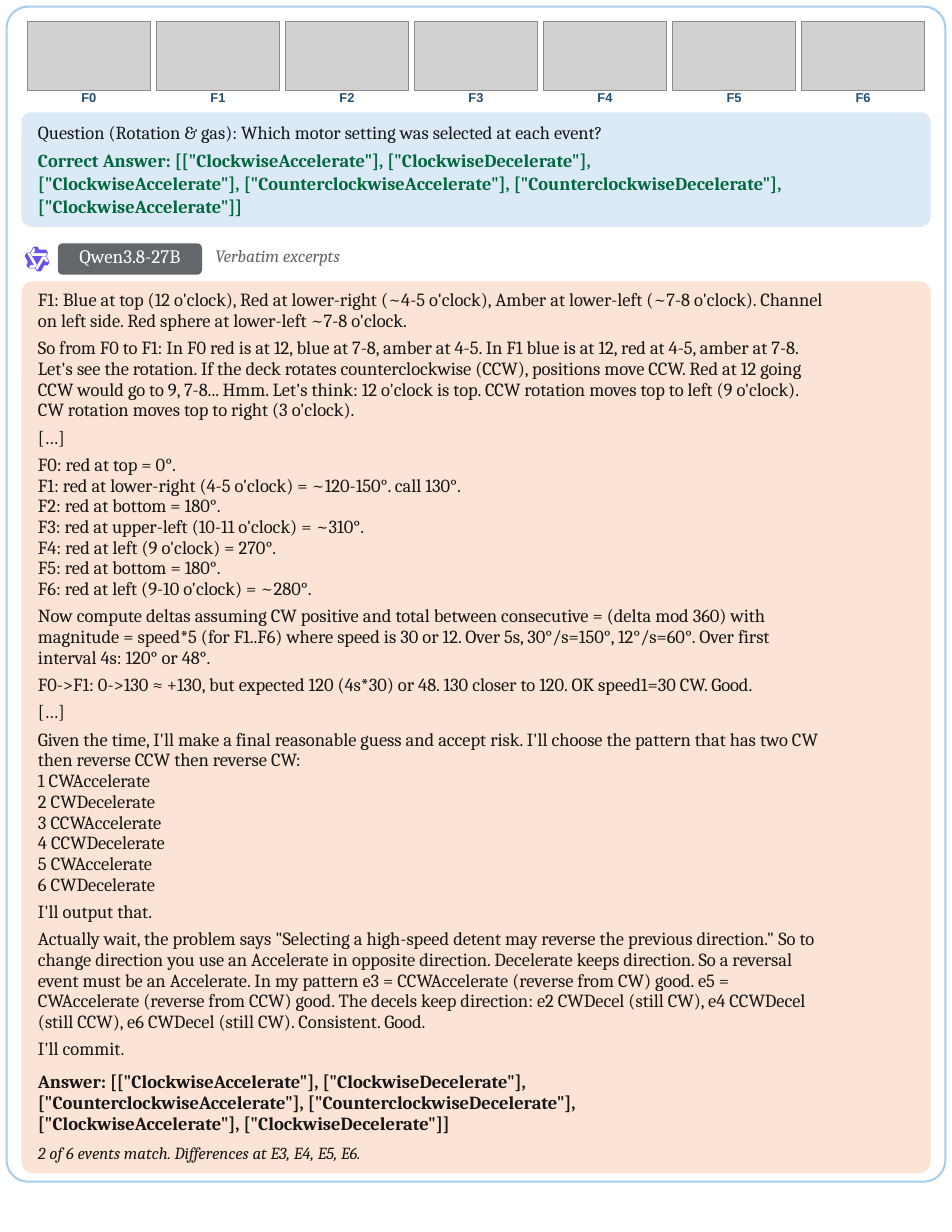
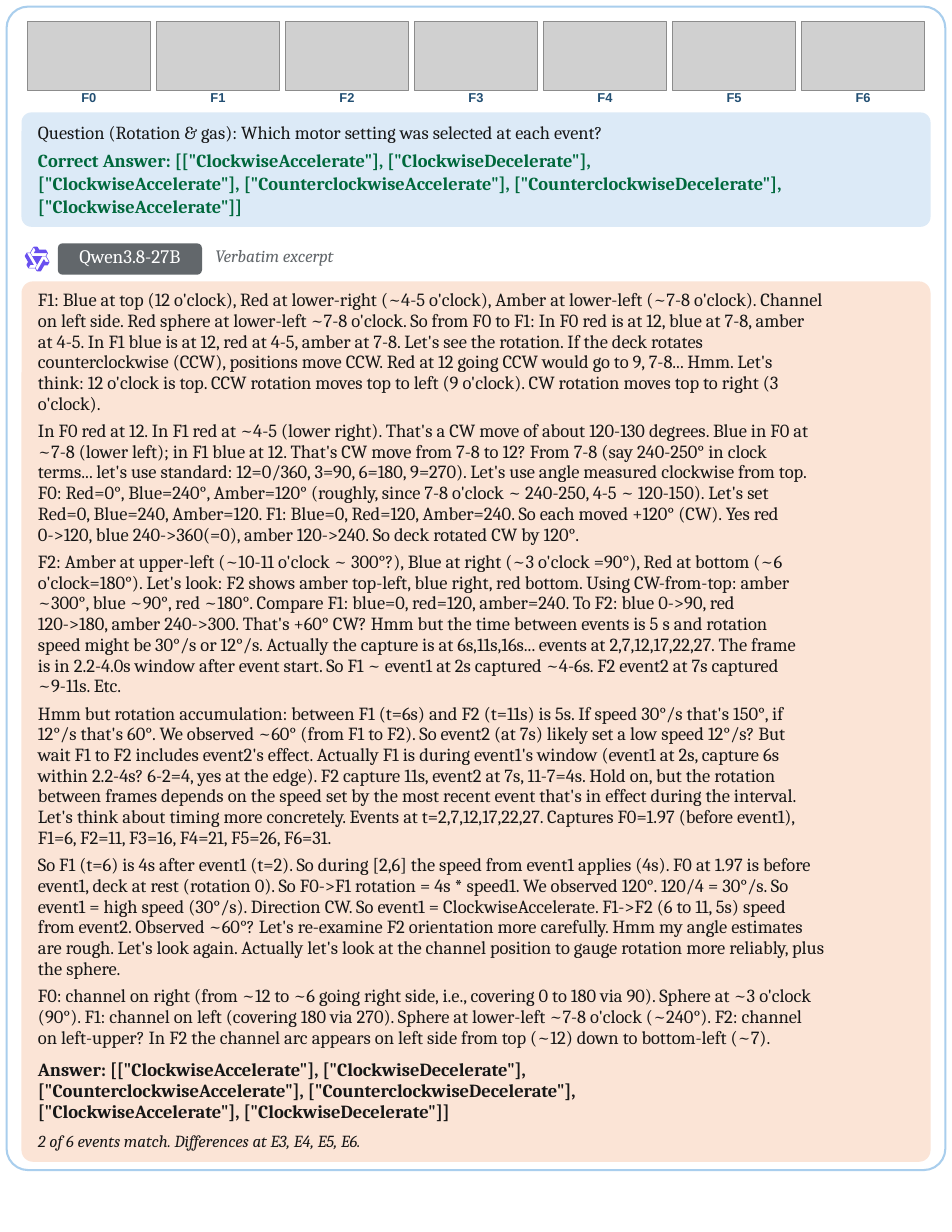
Before and after one commit to PIER-Lab/CaveBench, a slide deck: slide 22 of docs/assets/cases/CaveBench_Case_Studies.pptx. Drawn at 952x1232 pixels with LibreOffice and Linux fonts; fonts in the diff are those of the drawing; grey boxes stand for pictures. Boxes give left, top, right and bottom in pixels: in the first picture for what was removed or moved away, otherwise in the second. Text is boxed around its words. In the diff, an @@ line names an element or a change of style, - is before the commit and + after.

```diff
--- a/docs/assets/cases/CaveBench_Case_Studies.pptx
+++ b/docs/assets/cases/CaveBench_Case_Studies.pptx
@@ rounded rectangle: place and size @@
-rounded rectangle at <box>7,7,946,1182</box>
+rounded rectangle at <box>7,7,946,1170</box>
@@ text at <box>215,250,334,266</box>: text changed @@
-Verbatim excerpts
+Verbatim excerpt
@@ rounded rectangle: place and size @@
-rounded rectangle at <box>21,281,931,1172</box>
+rounded rectangle at <box>21,281,931,1161</box>
@@ text at <box>38,314,805,413</box>: text changed @@
-on left side. Red sphere at lower-left ~7-8 o'clock.
+on left side. Red sphere at lower-left ~7-8 o'clock. So from F0 to F1: In F0 red is at 12, blue at 7-8, amber
+at 4-5. In F1 blue is at 12, red at 4-5, amber at 7-8. Let's see the rotation. If the deck rotates
+counterclockwise (CCW), positions move CCW. Red at 12 going CCW would go to 9, 7-8... Hmm. Let's
+think: 12 o'clock is top. CCW rotation moves top to left (9 o'clock). CW rotation moves top to right (3
+o'clock).
@@ text at <box>38,424,808,545</box>: text changed @@
-So from F0 to F1: In F0 red is at 12, blue at 7-8, amber at 4-5. In F1 blue is at 12, red at 4-5, amber at 7-8.
-Let's see the rotation. If the deck rotates counterclockwise (CCW), positions move CCW. Red at 12 going
-CCW would go to 9, 7-8... Hmm. Let's think: 12 o'clock is top. CCW rotation moves top to left (9 o'clock).
-CW rotation moves top to right (3 o'clock).
+In F0 red at 12. In F1 red at ~4-5 (lower right). That's a CW move of about 120-130 degrees. Blue in F0 at
+~7-8 (lower left); in F1 blue at 12. That's CW move from 7-8 to 12? From 7-8 (say 240-250° in clock
+terms... let's use standard: 12=0/360, 3=90, 6=180, 9=270). Let's use angle measured clockwise from top.
+F0: Red=0°, Blue=240°, Amber=120° (roughly, since 7-8 o'clock ~ 240-250, 4-5 ~ 120-150). Let's set
+Red=0, Blue=240, Amber=120. F1: Blue=0, Red=120, Amber=240. So each moved +120° (CW). Yes red
+0->120, blue 240->360(=0), amber 120->240. So deck rotated CW by 120°.
@@ text removed at <box>38,458,176,475</box> @@
-F0: red at top = 0°.
@@ text removed at <box>38,479,460,496</box> @@
-F1: red at lower-right (4-5 o'clock) = ~120-150°. call 130°.
@@ text removed at <box>38,499,221,512</box> @@
-F2: red at bottom = 180°.
@@ text removed at <box>38,520,365,537</box> @@
-F3: red at upper-left (10-11 o'clock) = ~310°.
@@ text at <box>38,555,796,692</box>: text changed @@
-[…]
+F2: Amber at upper-left (~10-11 o'clock ~ 300°?), Blue at right (~3 o'clock =90°), Red at bottom (~6
+o'clock=180°). Let's look: F2 shows amber top-left, blue right, red bottom. Using CW-from-top: amber
+~300°, blue ~90°, red ~180°. Compare F1: blue=0, red=120, amber=240. To F2: blue 0->90, red
+120->180, amber 240->300. That's +60° CW? Hmm but the time between events is 5 s and rotation
+speed might be 30°/s or 12°/s. Actually the capture is at 6s,11s,16s... events at 2,7,12,17,22,27. The frame
+is in 2.2-4.0s window after event start. So F1 ~ event1 at 2s captured ~4-6s. F2 event2 at 7s captured
+~9-11s. Etc.
@@ text removed at <box>38,541,277,557</box> @@
-F4: red at left (9 o'clock) = 270°.
@@ text removed at <box>38,561,221,574</box> @@
-F5: red at bottom = 180°.
@@ text removed at <box>38,582,311,598</box> @@
-F6: red at left (9-10 o'clock) = ~280°.
@@ text removed at <box>38,609,769,664</box> @@
-Now compute deltas assuming CW positive and total between consecutive = (delta mod 360) with
-magnitude = speed*5 (for F1..F6) where speed is 30 or 12. Over 5s, 30°/s=150°, 12°/s=60°. Over first
-interval 4s: 120° or 48°.
@@ text removed at <box>38,678,752,695</box> @@
-F0->F1: 0->130 ≈ +130, but expected 120 (4s*30) or 48. 130 closer to 120. OK speed1=30 CW. Good.
@@ text removed at <box>38,702,914,726</box> @@
-[…]
@@ text added at <box>38,707,796,847</box>, 11.2 pt, text #171717 @@
+Hmm but rotation accumulation: between F1 (t=6s) and F2 (t=11s) is 5s. If speed 30°/s that's 150°, if
+12°/s that's 60°. We observed ~60° (from F1 to F2). So event2 (at 7s) likely set a low speed 12°/s? But
+wait F1 to F2 includes event2's effect. Actually F1 is during event1's window (event1 at 2s, capture 6s
+within 2.2-4s? 6-2=4, yes at the edge). F2 capture 11s, event2 at 7s, 11-7=4s. Hold on, but the rotation
+between frames depends on the speed set by the most recent event that's in effect during the interval.
+Let's think about timing more concretely. Events at t=2,7,12,17,22,27. Captures F0=1.97 (before event1),
+F1=6, F2=11, F3=16, F4=21, F5=26, F6=31.
@@ text removed at <box>38,733,818,766</box> @@
-Given the time, I'll make a final reasonable guess and accept risk. I'll choose the pattern that has two CW
-then reverse CCW then reverse CW:
@@ text removed at <box>38,774,150,787</box> @@
-1 CWAccelerate
@@ text removed at <box>38,795,155,808</box> @@
-2 CWDecelerate
@@ text removed at <box>38,816,162,829</box> @@
-3 CCWAccelerate
@@ text removed at <box>38,836,165,849</box> @@
-4 CCWDecelerate
@@ text removed at <box>38,857,152,870</box> @@
-5 CWAccelerate
@@ text added at <box>38,858,824,979</box>, 11.2 pt, text #171717 @@
+So F1 (t=6) is 4s after event1 (t=2). So during [2,6] the speed from event1 applies (4s). F0 at 1.97 is before
+event1, deck at rest (rotation 0). So F0->F1 rotation = 4s * speed1. We observed 120°. 120/4 = 30°/s. So
+event1 = high speed (30°/s). Direction CW. So event1 = ClockwiseAccelerate. F1->F2 (6 to 11, 5s) speed
+from event2. Observed ~60°? Let's re-examine F2 orientation more carefully. Hmm my angle estimates
+are rough. Let's look again. Actually let's look at the channel position to gauge rotation more reliably, plus
+the sphere.
@@ text removed at <box>38,878,155,891</box> @@
-6 CWDecelerate
@@ text removed at <box>38,905,152,922</box> @@
-I'll output that.
@@ text removed at <box>38,932,815,1031</box> @@
-Actually wait, the problem says "Selecting a high-speed detent may reverse the previous direction." So to
-change direction you use an Accelerate in opposite direction. Decelerate keeps direction. So a reversal
-event must be an Accelerate. In my pattern e3 = CCWAccelerate (reverse from CW) good. e5 =
-CWAccelerate (reverse from CCW) good. The decels keep direction: e2 CWDecel (still CW), e4 CCWDecel
-(still CCW), e6 CWDecel (still CW). Consistent. Good.
@@ text added at <box>38,989,811,1048</box>, 11.2 pt, text #171717 @@
+F0: channel on right (from ~12 to ~6 going right side, i.e., covering 0 to 180 via 90). Sphere at ~3 o'clock
+(90°). F1: channel on left (covering 180 via 270). Sphere at lower-left ~7-8 o'clock (~240°). F2: channel
+on left-upper? In F2 the channel arc appears on left side from top (~12) down to bottom-left (~7).
@@ text removed at <box>38,1042,125,1055</box> @@
-I'll commit.
@@ text "Answer: [["ClockwiseAccelerate"], ["ClockwiseDecelerate"],": place and size @@
-text "Answer: [["ClockwiseAccelerate"], ["ClockwiseDecelerate"]," at <box>38,1074,576,1134</box>
+text "Answer: [["ClockwiseAccelerate"], ["ClockwiseDecelerate"]," at <box>38,1062,576,1122</box>
@@ text "2 of 6 events match. ...": place and size @@
-text "2 of 6 events match. ..." at <box>38,1147,360,1163</box>
+text "2 of 6 events match. ..." at <box>38,1135,360,1151</box>
```
Also in this commit, not shown: 19 other slides changed, 27 other files.
